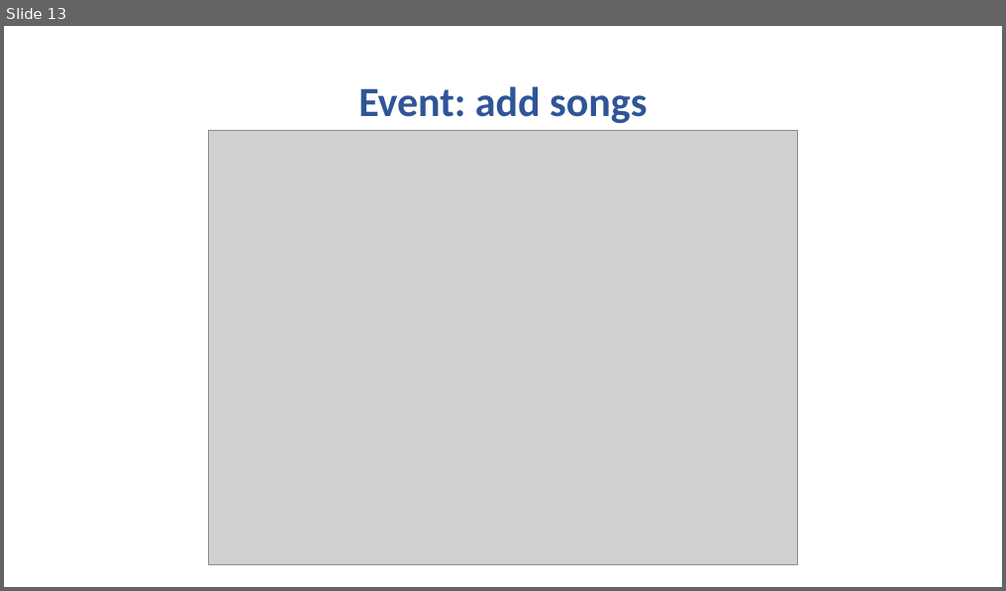
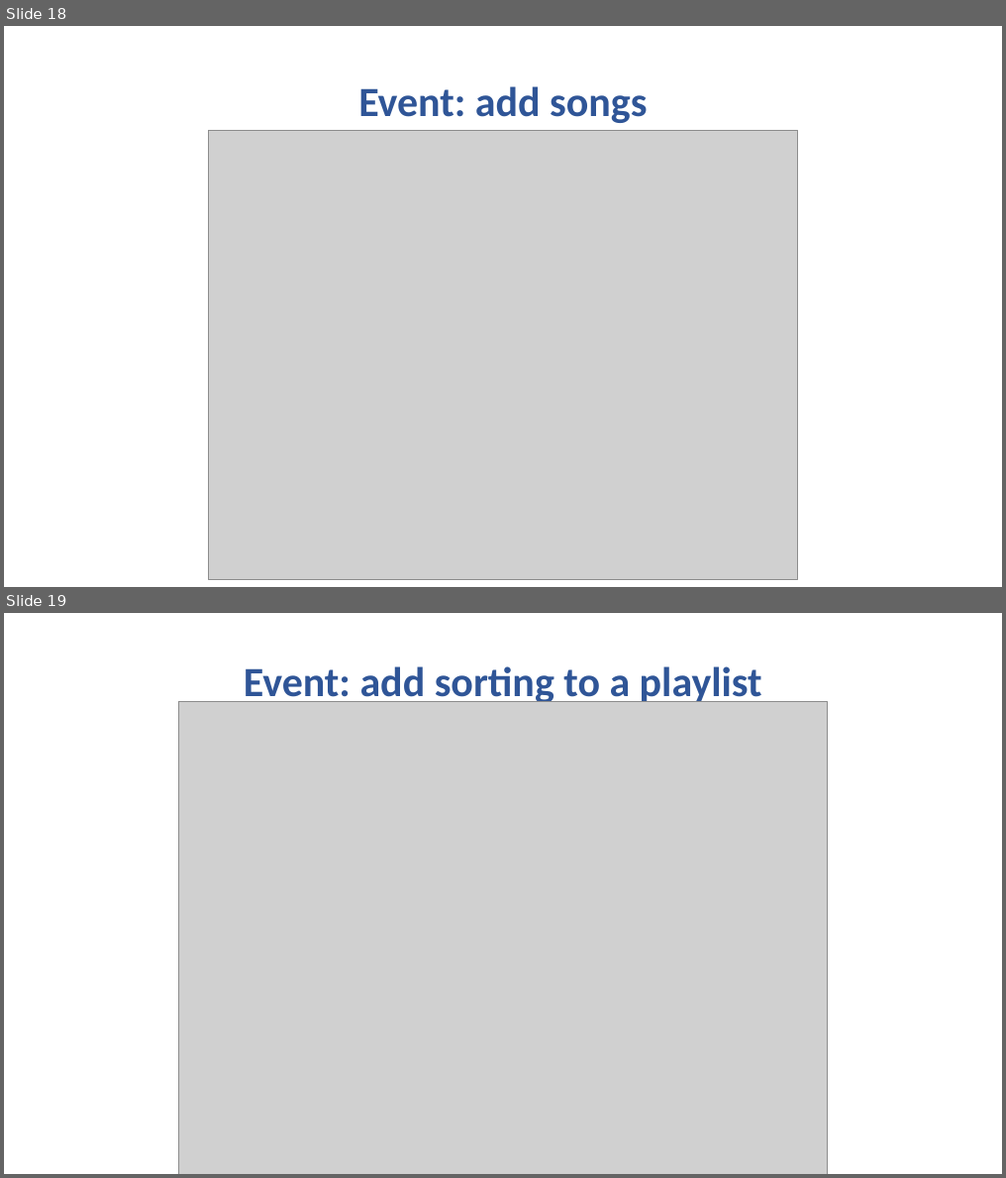
Before and after one commit to matteoNunz/ProgettoTIW_2, a slide deck: PlayList musicale - presentation.pptx. Shown one above the other, each under a label of ours: slide 13 before the commit, slides 18 and 19 after it. The pictures are 1006x591 and 1006x1178 pixels, drawn with LibreOffice and Linux fonts; fonts in the diff are those of the drawing; grey boxes stand for pictures. Boxes give left, top, right and bottom in pixels: in the first picture for what was removed or moved away, otherwise in the second. Text is boxed around its words. In the diff, an @@ line names an element or a change of style, - is before the commit and + after.

```diff
--- a/PlayList musicale - presentation.pptx
+++ b/PlayList musicale - presentation.pptx
@@ slide 19 added at (4, 613, 1002, 1174), background #FFFFFF @@
@@ title added at (244, 666, 762, 707), 40 pt, text #2F5597, bold @@
+Event: add sorting to a playlist
@@ picture added at (178, 701, 828, 1174) @@
@@ what was slide 13 is now slide 18 @@
@@ slide 18 changed as well @@
@@ picture: place and size @@
-picture at (208, 131, 798, 565)
+picture at (208, 130, 798, 579)
```
Also in this commit, not shown: 12 other slides changed, 7 other slides added, 4 slides removed.
